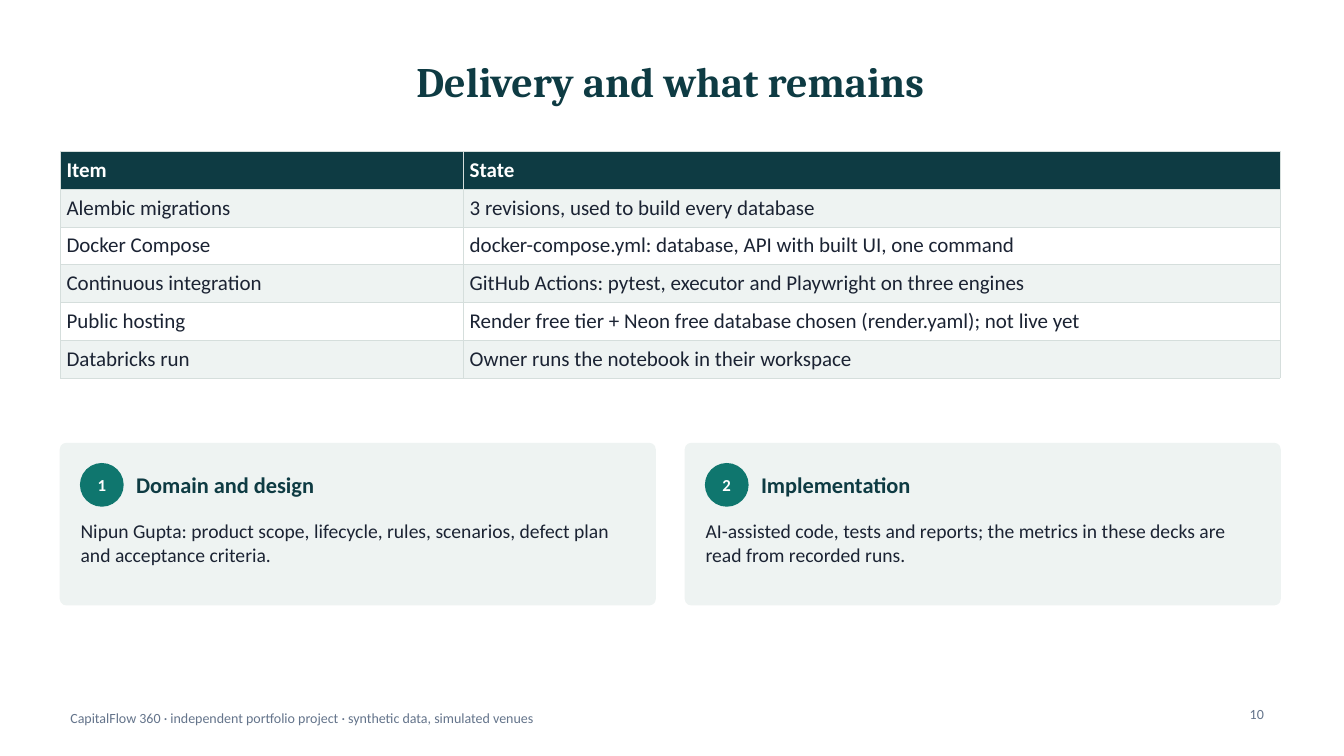
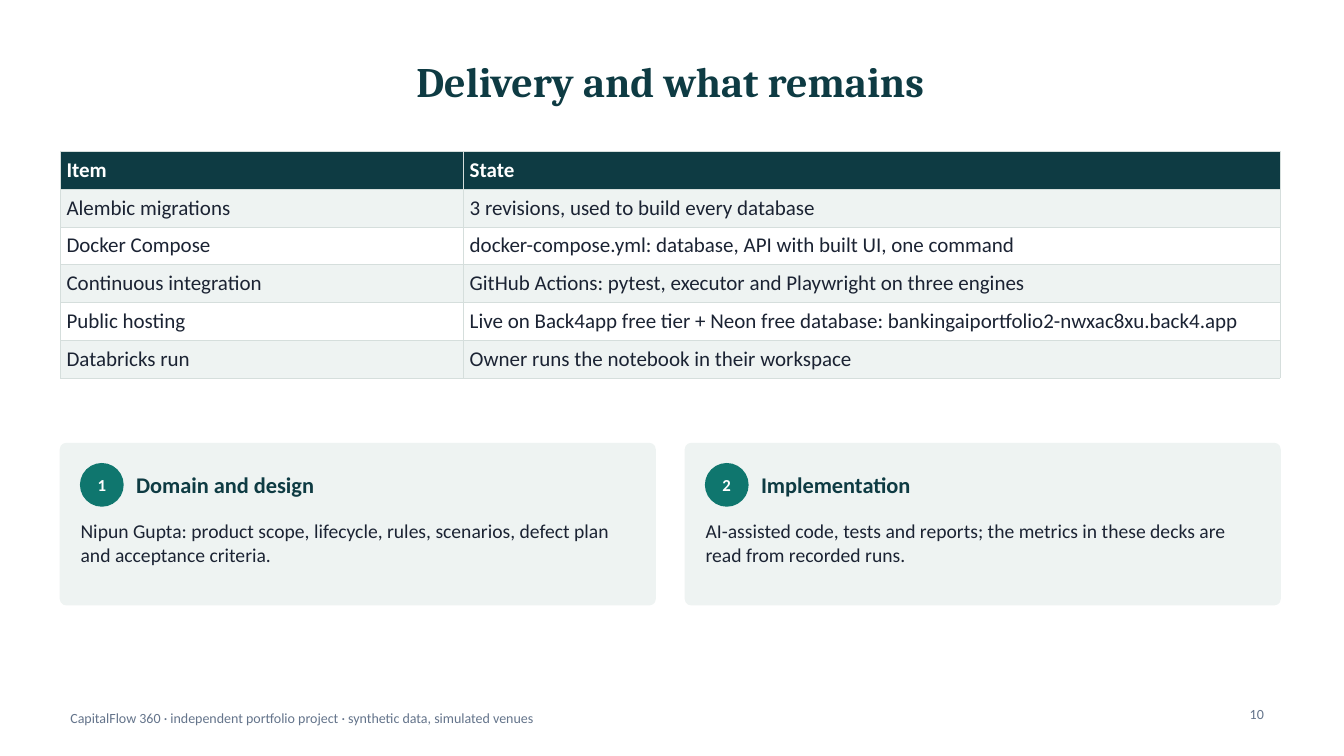
Before and after one commit to nipunrg1990rocks-dev/banking-ai-portfolio, a slide deck: slide 10 of projects/p7_capitalflow360/reporting/out/CF360_Architecture_and_Data.pptx. Drawn at 1344x756 pixels with LibreOffice and Linux fonts; fonts in the diff are those of the drawing. Boxes give left, top, right and bottom in pixels: in the first picture for what was removed or moved away, otherwise in the second. Text is boxed around its words. In the diff, an @@ line names an element or a change of style, - is before the commit and + after.

```diff
--- a/projects/p7_capitalflow360/reporting/out/CF360_Architecture_and_Data.pptx
+++ b/projects/p7_capitalflow360/reporting/out/CF360_Architecture_and_Data.pptx
@@ table at (60, 151, 1280, 374) @@
-row 5, column 2: Render free tier + Neon free database chosen (render.yaml); not live yet
+row 5, column 2: Live on Back4app free tier + Neon free database: bankingaiportfolio2-nwxac8xu.back4.app
```
Also in this commit, not shown: 1 other slide changed, 14 other files.
